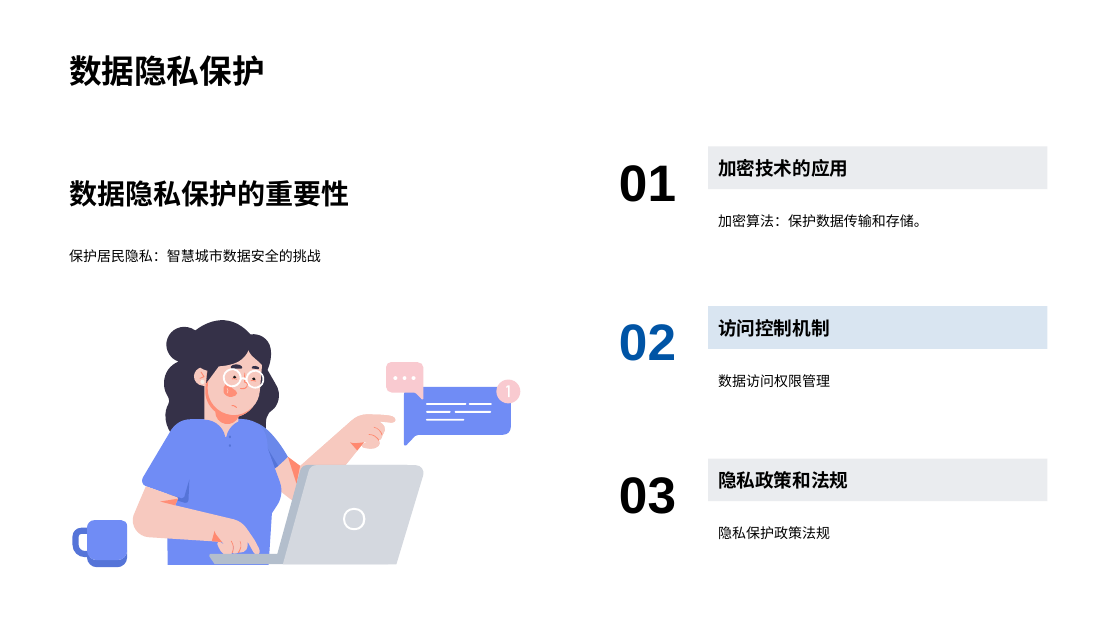
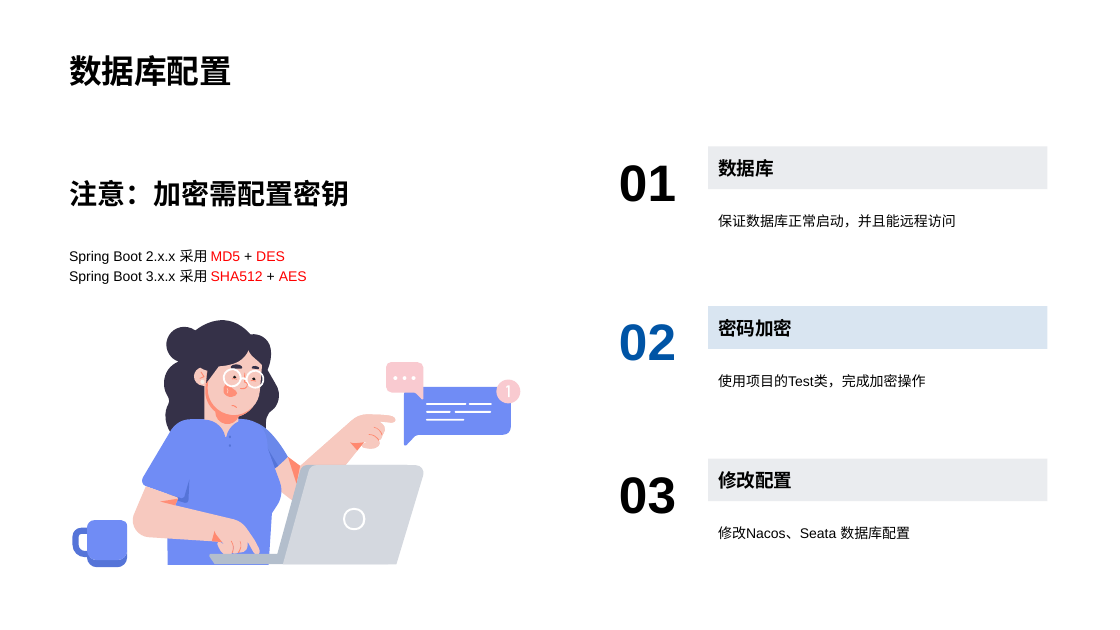
Before and after one commit to KouShenhai/KCloud-Platform-IoT, a slide deck: slide 8 of 老寇云平台-项目运行讲解.pptx. Drawn at 1120x630 pixels with LibreOffice and Linux fonts; fonts in the diff are those of the drawing; background and template pictures are left out. Boxes give left, top, right and bottom in pixels: in the first picture for what was removed or moved away, otherwise in the second. Text is boxed around its words. In the diff, an @@ line names an element or a change of style, - is before the commit and + after.

Commit message:
feat：修改readme

```diff
--- a/老寇云平台-项目运行讲解.pptx
+++ b/老寇云平台-项目运行讲解.pptx
@@ title at (69, 55, 232, 86): text changed @@
-数据隐私保护
+数据库配置
@@ text in rectangle at (718, 159, 774, 177): text changed @@
-加密技术的应用
+数据库
@@ text at (69, 180, 349, 207): text changed @@
-数据隐私保护的重要性
+注意：加密需配置密钥
@@ text at (718, 214, 956, 227): text changed @@
-加密算法：保护数据传输和存储。
+保证数据库正常启动，并且能远程访问
@@ text at (69, 249, 307, 284): text changed @@
-保护居民隐私：智慧城市数据安全的挑战
+Spring Boot 2.x.x 采用 MD5 + DES
+Spring Boot 3.x.x 采用 SHA512 + AES
@@ text in rectangle at (718, 319, 792, 337): text changed @@
-访问控制机制
+密码加密
@@ text at (718, 374, 926, 387): text changed @@
-数据访问权限管理
+使用项目的Test类，完成加密操作
@@ text in rectangle at (718, 471, 792, 489): text changed @@
-隐私政策和法规
+修改配置
@@ text at (718, 526, 910, 539): text changed @@
-隐私保护政策法规
+修改Nacos、Seata 数据库配置
```
Also in this commit, not shown: 5 other slides changed, 5 slides added, 9 slides removed, 2 other files.
